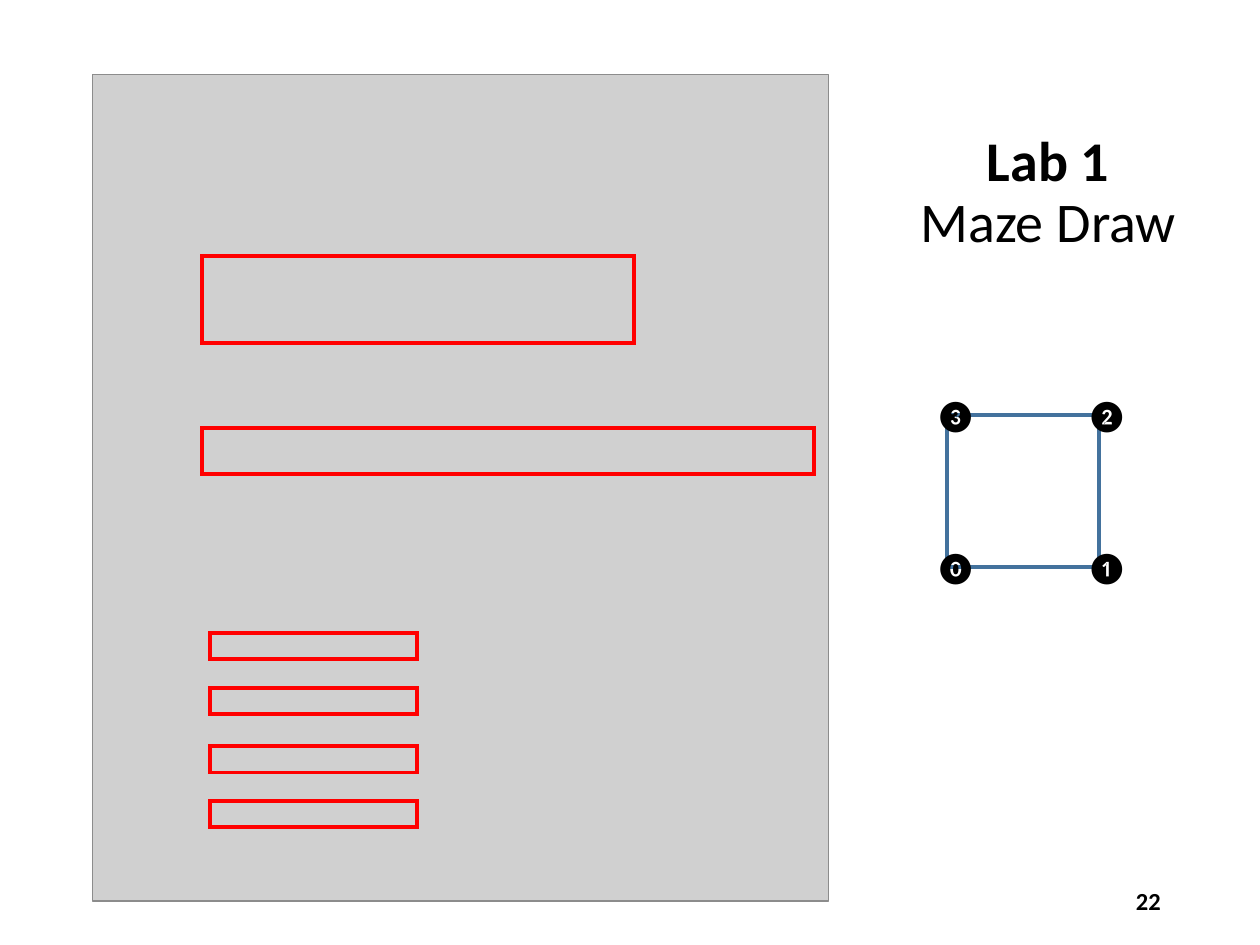
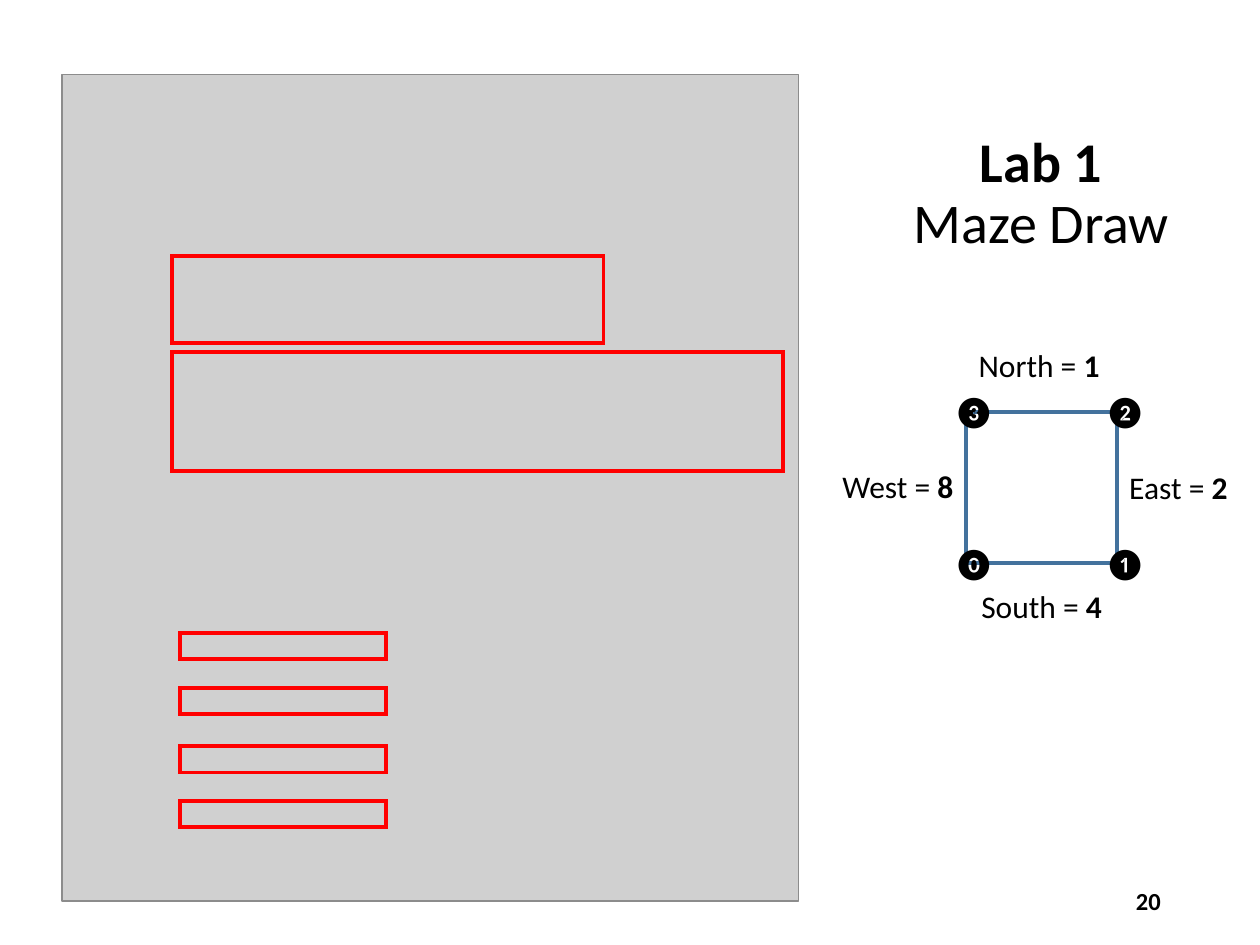
Before and after one commit to dbiersach/scicomp301-cpp-linux, a slide deck: slide 20 of session22/Session 22 - Search Algorithms, Adjacency Matrix.pptx (slide 22 before the commit). Drawn at 1260x945 pixels with LibreOffice and Linux fonts; fonts in the diff are those of the drawing; grey boxes stand for pictures. Boxes give left, top, right and bottom in pixels: in the first picture for what was removed or moved away, otherwise in the second. Text is boxed around its words. In the diff, an @@ line names an element or a change of style, - is before the commit and + after.

```diff
--- a/session22/Session 22 - Search Algorithms, Adjacency Matrix.pptx
+++ b/session22/Session 22 - Search Algorithms, Adjacency Matrix.pptx
@@ title "Lab 1 Maze Draw": place and size @@
-title "Lab 1 Maze Draw" at bbox=[920, 141, 1176, 243]
+title "Lab 1 Maze Draw" at bbox=[913, 142, 1169, 244]
@@ 5 rectangles, 1 picture: place and size @@
-5 rectangles, 1 picture at bbox=[92, 74, 829, 901]
+5 rectangles, 1 picture at bbox=[62, 74, 799, 901]
@@ rectangle: place and size @@
-rectangle at bbox=[203, 428, 814, 475]
+rectangle at bbox=[173, 352, 784, 471]
@@ text added at bbox=[979, 355, 1100, 378], 18 pt, text #000000 @@
+North = 1
@@ 4 texts: place and size @@
-4 texts at bbox=[935, 401, 1128, 587]
+4 texts at bbox=[953, 397, 1146, 583]
@@ rectangle: place and size @@
-rectangle at bbox=[948, 416, 1099, 567]
+rectangle at bbox=[965, 412, 1116, 563]
@@ text added at bbox=[842, 476, 953, 499], 18 pt, text #000000 @@
+West = 8
@@ text added at bbox=[1129, 478, 1228, 500], 18 pt, text #000000 @@
+East = 2
@@ text added at bbox=[981, 596, 1102, 619], 18 pt, text #000000 @@
+South = 4
@@ page number at bbox=[1136, 894, 1161, 910]: text changed @@
-22
+20
```
Also in this commit, not shown: 22 other slides changed, 5 slides added, 10 slides removed, 8 other files.
